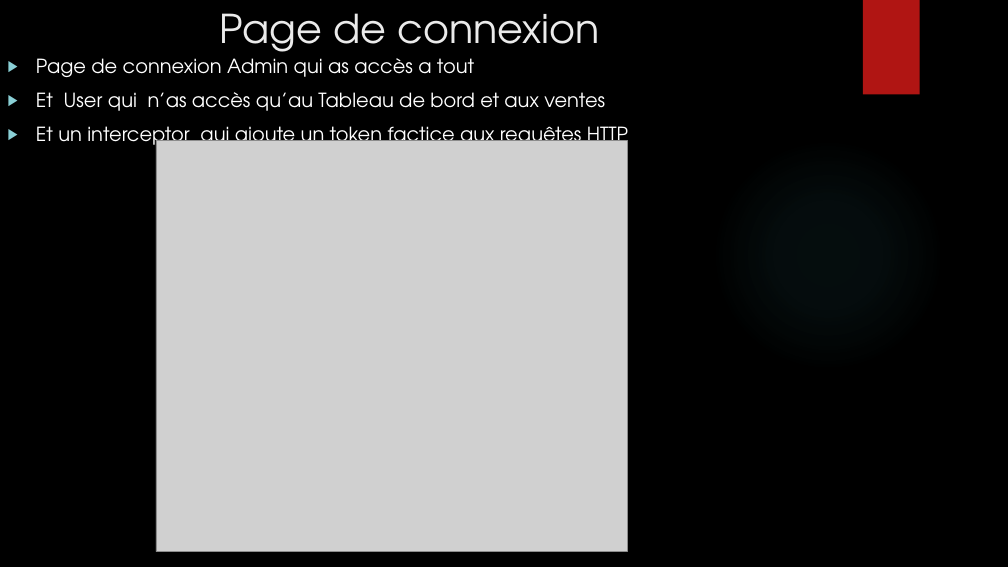
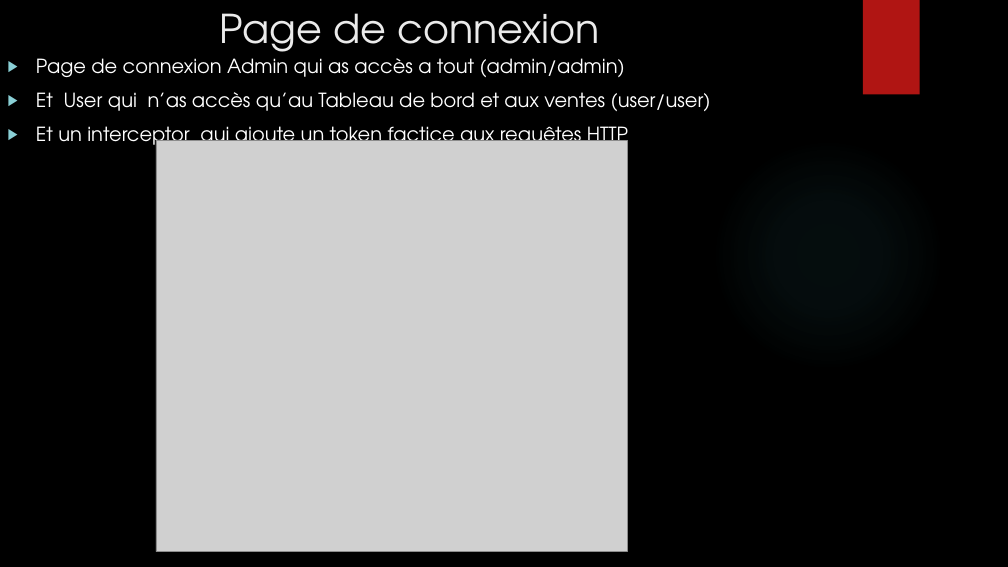
Before and after one commit to Sebast000/PharmaTrack-BurkinaFaso, a slide deck: slide 3 of Demo Projet final Angular — PharmaTrack Burkina.pptx. Drawn at 1008x567 pixels with LibreOffice and Linux fonts; fonts in the diff are those of the drawing; grey boxes stand for pictures; background and template pictures are left out. Boxes give left, top, right and bottom in pixels: in the first picture for what was removed or moved away, otherwise in the second. Text is boxed around its words. In the diff, an @@ line names an element or a change of style, - is before the commit and + after.

Commit message:
Ajout des dernières modifications

```diff
--- a/Demo Projet final Angular — PharmaTrack Burkina.pptx
+++ b/Demo Projet final Angular — PharmaTrack Burkina.pptx
@@ text at (x1=36, y1=58, x2=711, y2=111): text changed @@
-▶ Page de connexion Admin qui as accès a tout
-▶ Et User qui n’as accès qu’au Tableau de bord et aux ventes
+▶ Page de connexion Admin qui as accès a tout (admin/admin)
+▶ Et User qui n’as accès qu’au Tableau de bord et aux ventes (user/user)
```
